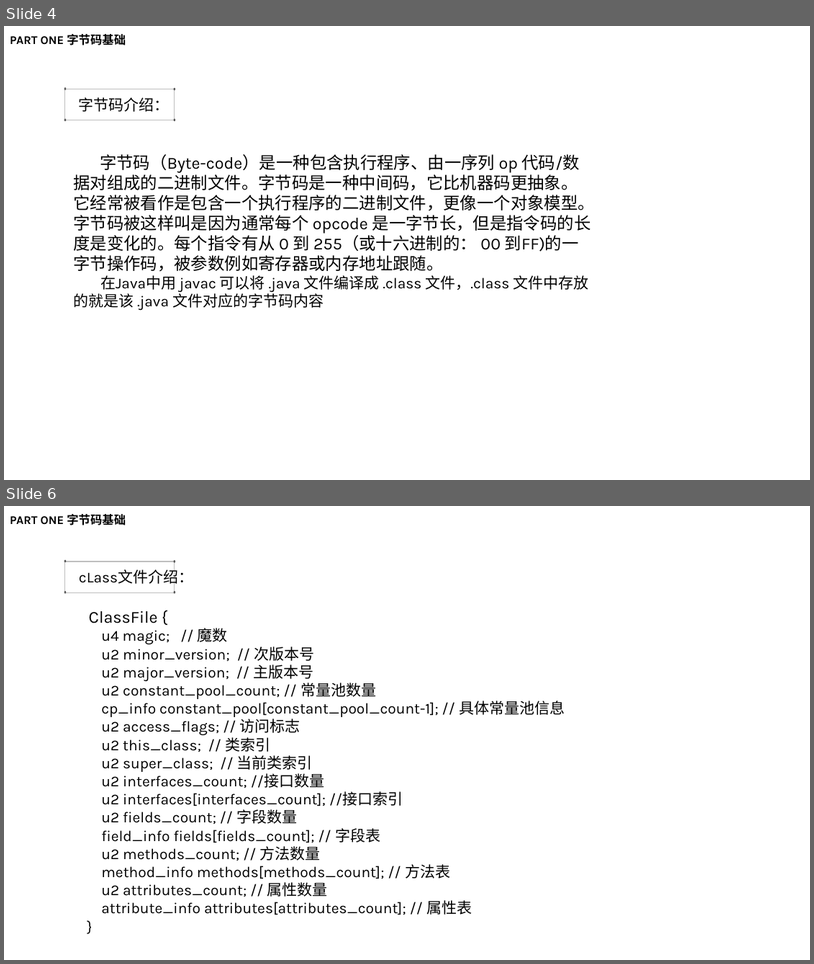
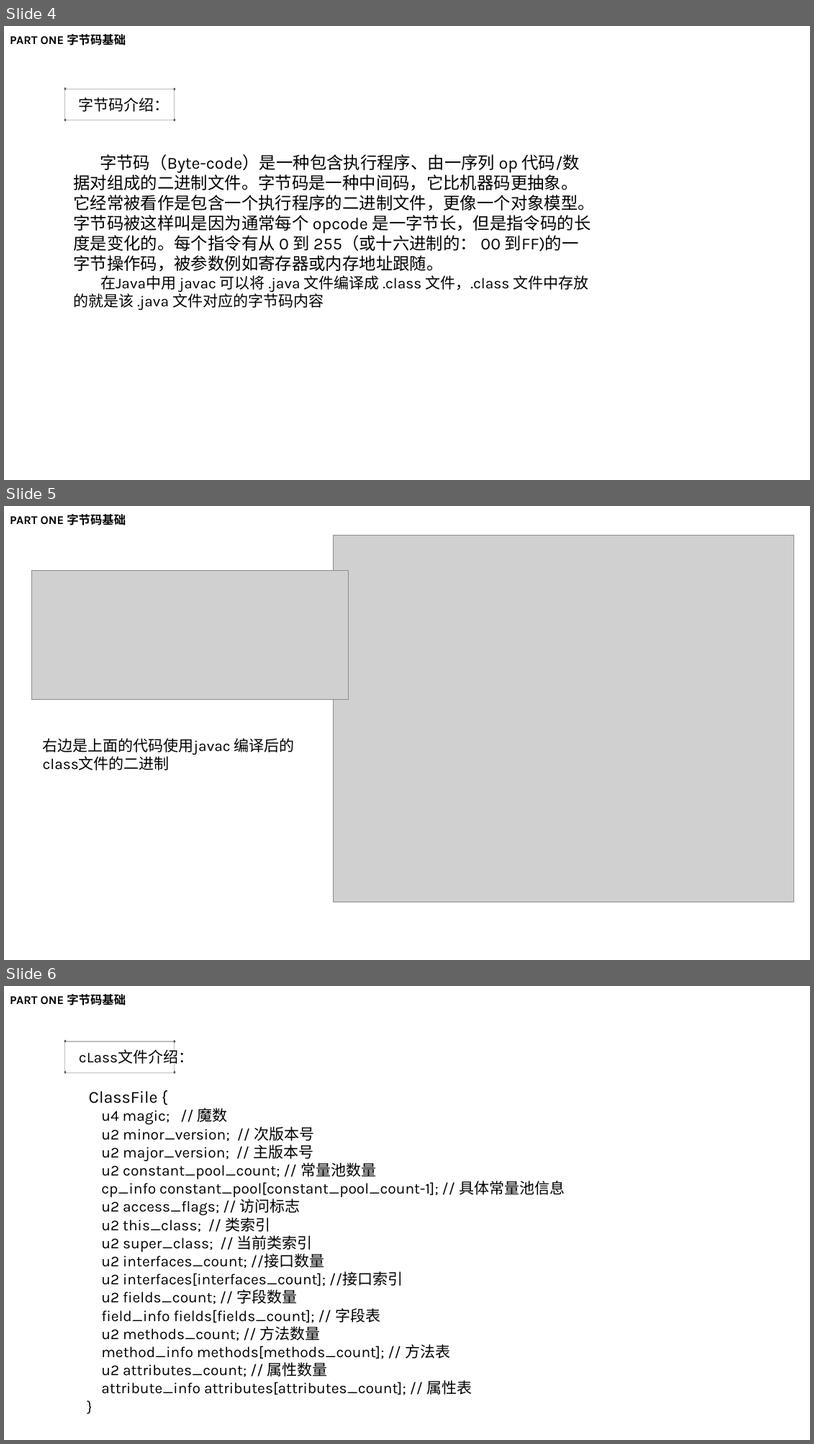
Before and after one commit to xiaofan0408/notes, a slide deck: bytecode/bytecode.pptx. Shown one above the other, each under a label of ours: slides 4 and 6 before the commit, slides 4, 5 and 6 after it; the slides between them are not shown. The pictures are 814x964 and 814x1444 pixels, drawn with LibreOffice and Linux fonts; fonts in the diff are those of the drawing; grey boxes stand for pictures; background and template pictures are left out. Boxes give left, top, right and bottom in pixels: in the first picture for what was removed or moved away, otherwise in the second. Text is boxed around its words. In the diff, an @@ line names an element or a change of style, - is before the commit and + after.

```diff
--- a/bytecode/bytecode.pptx
+++ b/bytecode/bytecode.pptx
@@ slide 5 added at box(4, 506, 810, 960), background #FFFFFF @@
@@ text added at box(10, 514, 126, 525), 14 pt, text #000000, bold @@
+PART ONE 字节码基础
@@ picture added at box(333, 536, 795, 902) @@
@@ picture added at box(32, 571, 348, 699) @@
@@ text added at box(43, 738, 295, 770), 18 pt, text #000000 @@
+右边是上面的代码使用javac 编译后的 class文件的二进制
```
Also in this commit, not shown: 3 slides changed, 2 other slides added, 1 slide removed, 1 other file.
